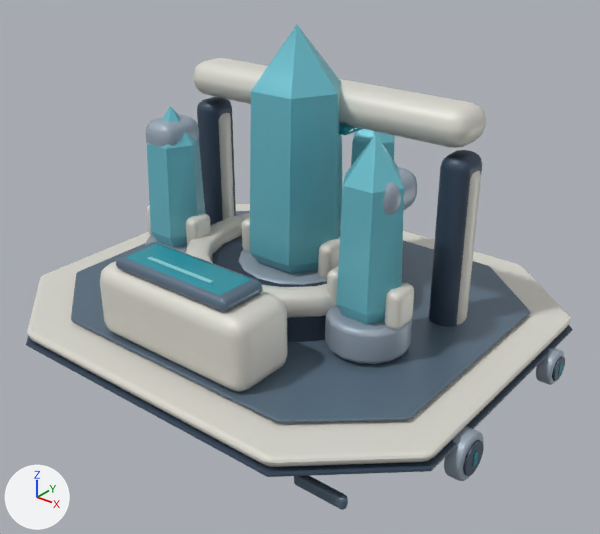
An edit to the glTF model space-battleship/assets/galaxy/v3/buildings/crystal_refinery/crystal_refinery_lv5.glb, drawn before and after from the same camera.
Before and after are seen from a 50 mm lens placed at (7.23, -8.87, 6.92), pointed at (0.35, -0.27, 1.6). Every picture has the same lights, and +X, +Y and +Z are marked at lower left. The picture after the commit comes second. Where no turn or scale is listed for an object, it has been applied to the vertices. Vertices at exactly the same position are counted once.

Before the edit, the objects in view are built like this:
```python
me_floatingnavyhull_009 = bpy.data.meshes.new('FloatingNavyHull.009')
me_floatingnavyhull_009.from_pydata(...)  # 5560 vertices, 10896 faces; spans x -3.87..3.87, y -3.28..3.28, z 0.0..4.98
# faces by material slot: [2528, 3092, 936, 2904, 1128, 120, 188]
me_floatingnavyhull_009.materials.append(mat_galaxytoonnavy)
me_floatingnavyhull_009.materials.append(mat_galaxytoonarmor)
me_floatingnavyhull_009.materials.append(mat_galaxytoonmetal)
me_floatingnavyhull_009.materials.append(mat_galaxytoonpanel)
me_floatingnavyhull_009.materials.append(mat_galaxytoonglass)
me_floatingnavyhull_009.materials.append(mat_galaxytooncrystal)
me_floatingnavyhull_009.materials.append(mat_galaxytoonreflection)
ob_structure = bpy.data.objects.new('Structure', me_floatingnavyhull_009)
ob_structure.location = (0.0, 0.0, 0.0)
```
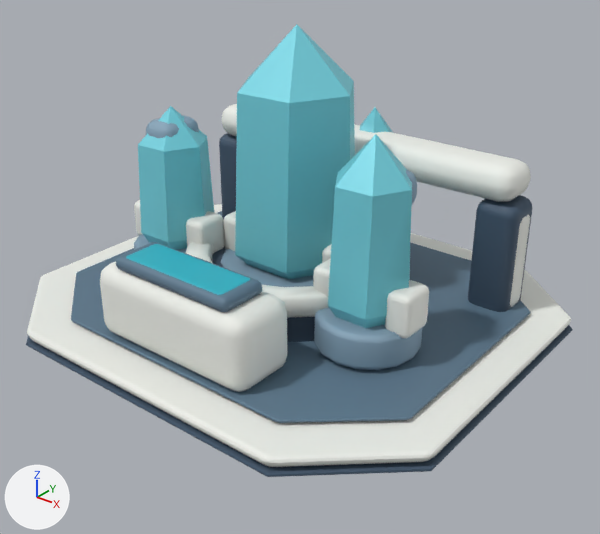
Where the change shows, as pixel boxes [x1, y1, x2, y2] in the pictures (600 x 534 px):
```json
{"object": "Structure", "change": "reshaped", "before": [26, 25, 573, 510], "after": [26, 24, 573, 477], "on screen": "7% shorter"}
{"part": 1, "of": "me_floatingnavyhull_009", "change": "rebuilt", "before": [238, 250, 327, 285], "after": [221, 249, 313, 287]}
{"part": 2, "of": "me_floatingnavyhull_009", "change": "rebuilt", "before": [145, 235, 187, 253], "after": [134, 234, 187, 253], "on screen": "mostly hidden"}
{"part": 3, "of": "me_floatingnavyhull_009", "change": "rebuilt", "before": [325, 307, 412, 364], "after": [314, 308, 422, 370], "on screen": "24% wider, 9% taller"}
{"part": 4, "of": "me_floatingnavyhull_009", "change": "rebuilt", "before": [385, 283, 414, 330], "after": [385, 280, 429, 338], "on screen": "50% wider, 23% taller"}
{"part": 5, "of": "me_floatingnavyhull_009", "change": "rebuilt", "before": [327, 266, 338, 307], "after": [313, 258, 331, 297]}
{"part": 6, "of": "me_floatingnavyhull_009", "change": "deleted", "before": [148, 58, 565, 510]}
{"part": 7, "of": "me_floatingnavyhull_009", "change": "built on", "before": [147, 25, 404, 325], "after": [134, 24, 532, 328]}
{"part": 8, "of": "me_floatingnavyhull_009", "change": "recoloured", "before": [26, 115, 571, 477], "after": [26, 115, 571, 477]}
```

Edits to the scene script, one JSON object a line:
```json
{"block": "me_floatingnavyhull_009", "where": "# used by ob_structure; location = (0.0, 0.0, 0.0)"}
{"op": "remove", "block": "me_floatingnavyhull_009", "code": "me_floatingnavyhull_009.from_pydata(...)  # 5560 vertices, 10896 faces; spans x -3.87..3.87, y -3.28..3.28, z 0.0..4.98"}
{"op": "add", "block": "me_floatingnavyhull_009", "code": "me_floatingnavyhull_009.from_pydata(...)  # 3256 vertices, 6352 faces; spans x -3.69..3.69, y -3.28..3.28, z 0.0..4.98"}
{"block": "me_floatingnavyhull_009", "change": "me_floatingnavyhull_009 part 1: the loose piece of 128 vertices spanning x -0.93..0.93, y -0.83..1.03, z 1.01..1.53 is rebuilt with 128 vertices and now spans x -1.2..1.2, y -1.1..1.3, z 1.01..1.53"}
{"block": "me_floatingnavyhull_009", "change": "me_floatingnavyhull_009 part 2: the loose piece of 128 vertices spanning x -2.45..-1.35, y -1.09..0.01, z 1.01..1.53 is rebuilt with 128 vertices and now spans x -2.63..-1.17, y -1.27..0.19, z 1.01..1.53"}
{"block": "me_floatingnavyhull_009", "change": "me_floatingnavyhull_009 part 3: the loose piece of 128 vertices spanning x 1.23..2.41, y -1.22..-0.04, z 1.01..1.53 is rebuilt with 128 vertices and now spans x 1.09..2.55, y -1.36..0.1, z 1.01..1.53"}
{"block": "me_floatingnavyhull_009", "change": "me_floatingnavyhull_009 part 4: the loose piece of 96 vertices spanning x 2.17..2.41, y -0.85..-0.41, z 1.47..2.03 is rebuilt with 96 vertices and now spans x 2.22..2.6, y -0.91..-0.35, z 1.44..2.06"}
{"block": "me_floatingnavyhull_009", "change": "me_floatingnavyhull_009 part 5: the loose piece of 96 vertices spanning x 1.23..1.47, y -0.85..-0.41, z 1.47..2.03 is rebuilt with 96 vertices and now spans x 1.04..1.42, y -0.91..-0.35, z 1.44..2.06"}
{"block": "me_floatingnavyhull_009", "change": "me_floatingnavyhull_009 part 6: 23 loose pieces with 2976 vertices, spanning x -3.87..3.87, y -2.68..1.53, z 0.09..4.11, are deleted"}
{"block": "me_floatingnavyhull_009", "change": "me_floatingnavyhull_009 part 7: 438 vertices removed from x -2.46..2.3, y -1.05..2.1, z 1.45..4.13; 1110 vertices added at x -2.9..2.9, y -1.15..2.1, z 0.72..4.13"}
{"block": "me_floatingnavyhull_009", "change": "me_floatingnavyhull_009 part 8: 3036 kept faces spanning x -3.69..3.69, y -3.28..3.28, z 0.0..3.49 get new vertex colours"}
{"op": "remove", "block": "me_floatingnavyhull_009", "code": "me_floatingnavyhull_009.materials.append(mat_galaxytoonreflection)"}
```
